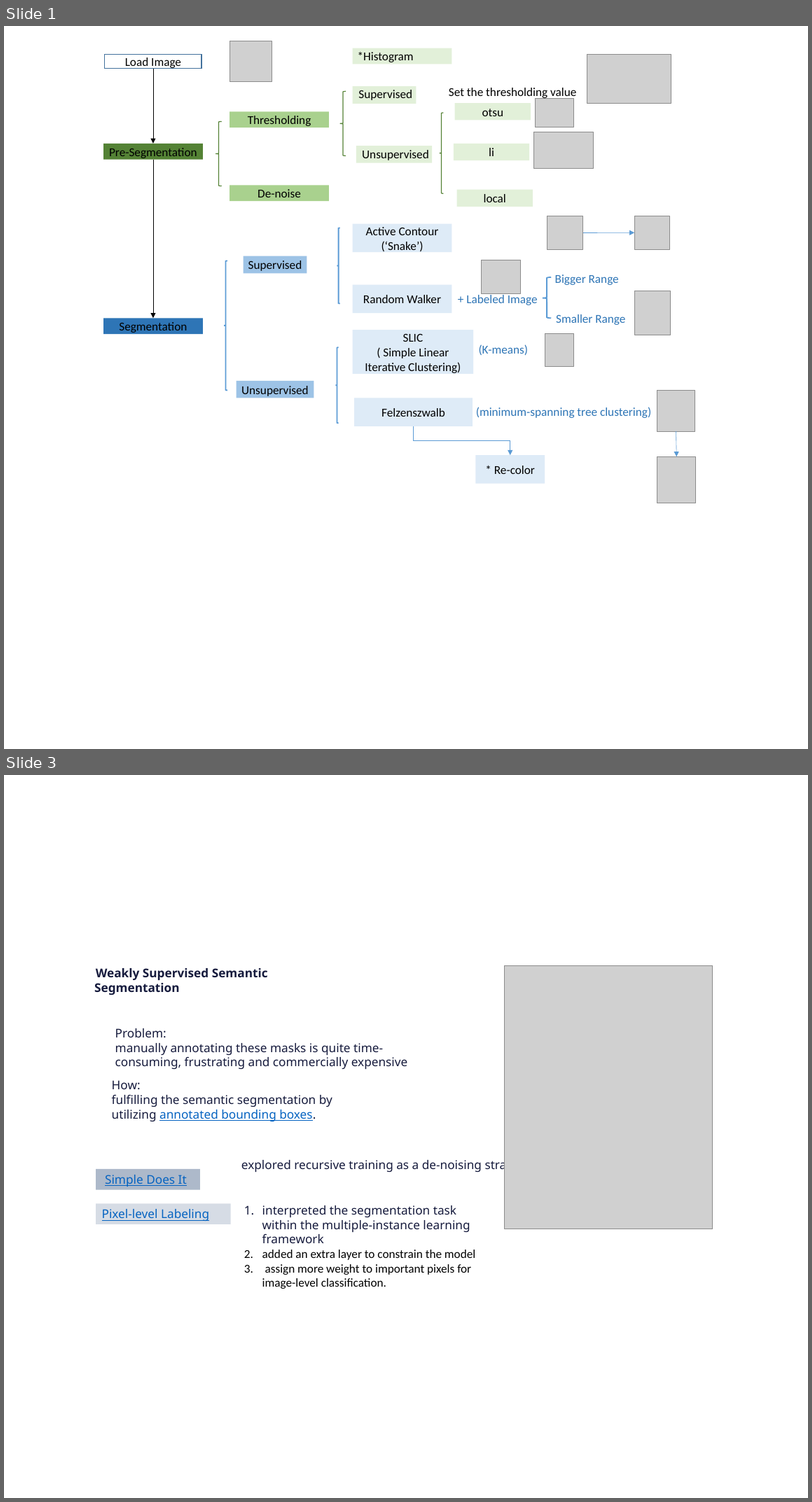
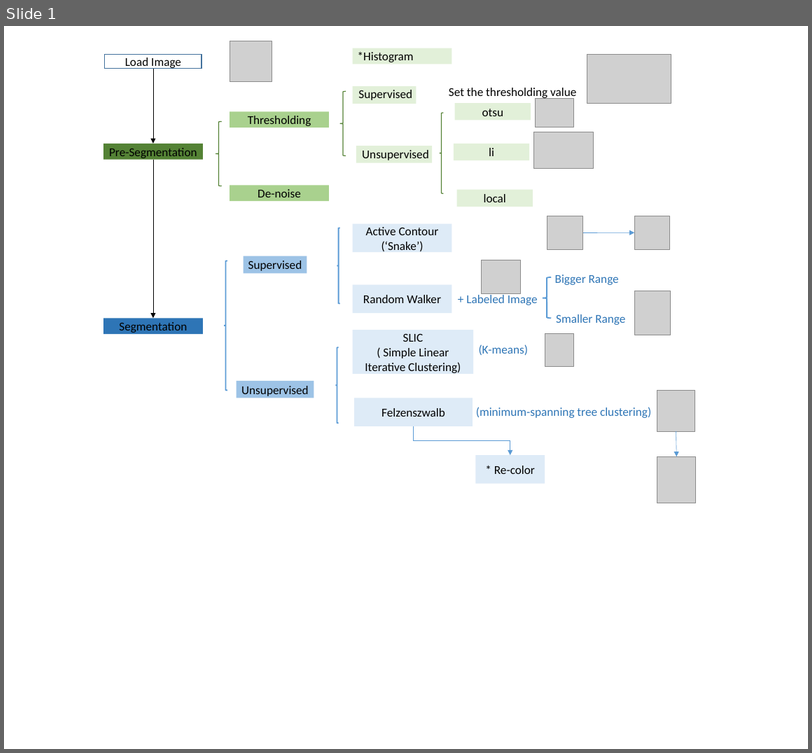
Before and after one commit to ziweifan177/Data_Science_Pilot, a slide deck: [Projects and Testing] Data Science & Machine Learning/(Deep_Learning) Deep_Learning_Based_Semantic_Segmentation_to_Enhance_Local_Surrogate_Models/Image/arch.pptx. Shown one above the other, each under a label of ours: slides 1 and 3 before the commit, slide 1 after it; the slides between them are not shown. The pictures are 812x1502 and 812x753 pixels, drawn with LibreOffice and Linux fonts; fonts in the diff are those of the drawing; grey boxes stand for pictures. Boxes give left, top, right and bottom in pixels: in the first picture for what was removed or moved away, otherwise in the second. Text is boxed around its words. In the diff, an @@ line names an element or a change of style, - is before the commit and + after.

```diff
--- a/[Projects and Testing] Data Science & Machine Learning/(Deep_Learning) Deep_Learning_Based_Semantic_Segmentation_to_Enhance_Local_Surrogate_Models/Image/arch.pptx
+++ b/[Projects and Testing] Data Science & Machine Learning/(Deep_Learning) Deep_Learning_Based_Semantic_Segmentation_to_Enhance_Local_Surrogate_Models/Image/arch.pptx
@@ slide 3 removed at (4,775,808,1498), background #FFFFFF @@
@@ text removed at (94,968,268,995) @@
-Weakly Supervised Semantic Segmentation
@@ picture removed at (504,965,712,1229) @@
@@ text removed at (115,1028,408,1069) @@
-Problem:
-manually annotating these masks is quite time-consuming, frustrating and commercially expensive
@@ text removed at (112,1080,332,1121) @@
-How:
-fulfilling the semantic segmentation by utilizing annotated bounding boxes.
@@ rectangle removed at (96,1169,200,1190) @@
-Simple Does It
@@ text removed at (241,1158,531,1173) @@
-explored recursive training as a de-noising strategy
@@ rectangle removed at (96,1204,231,1224) @@
-Pixel-level Labeling
@@ text removed at (262,1205,475,1289) @@
-1. interpreted the segmentation task within the multiple-instance learning framework
-2. added an extra layer to constrain the model
-3. assign more weight to important pixels for image-level classification.
```
Also in this commit, not shown: 1 slide changed, 2 slides added, 16 other files.
